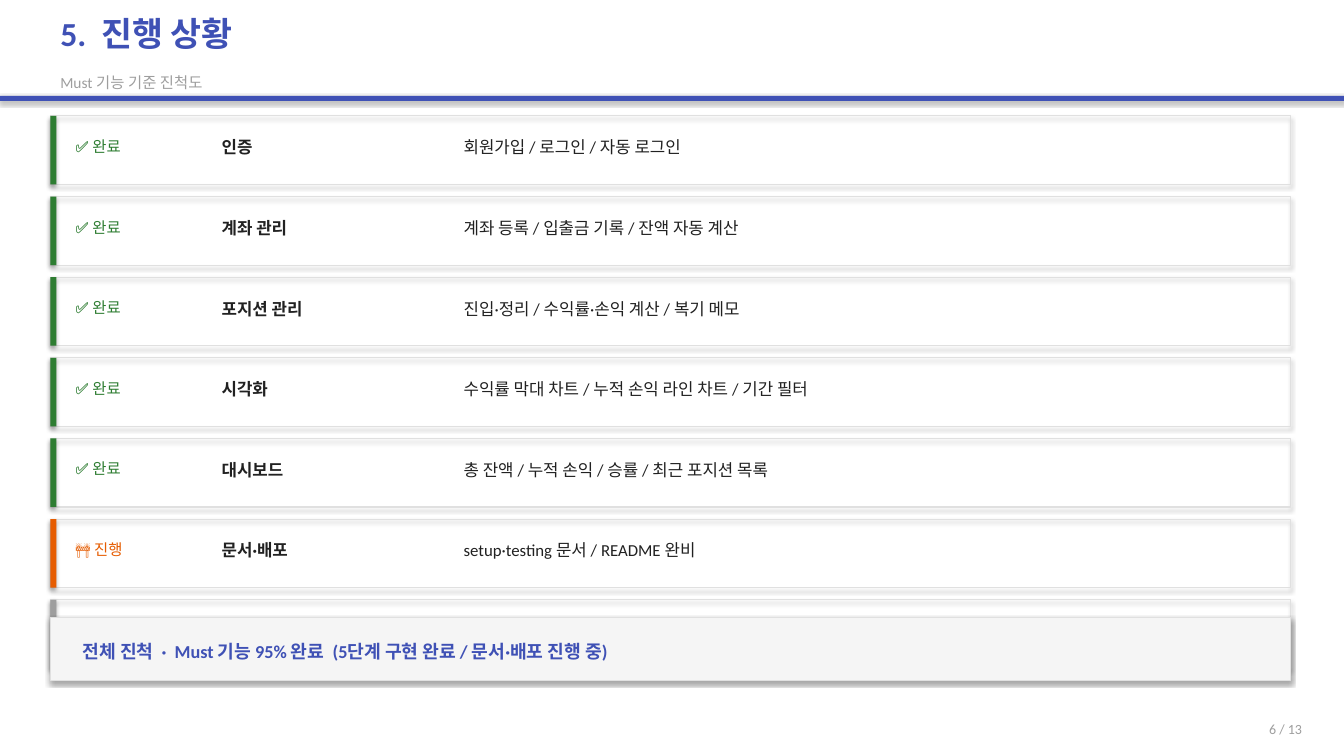
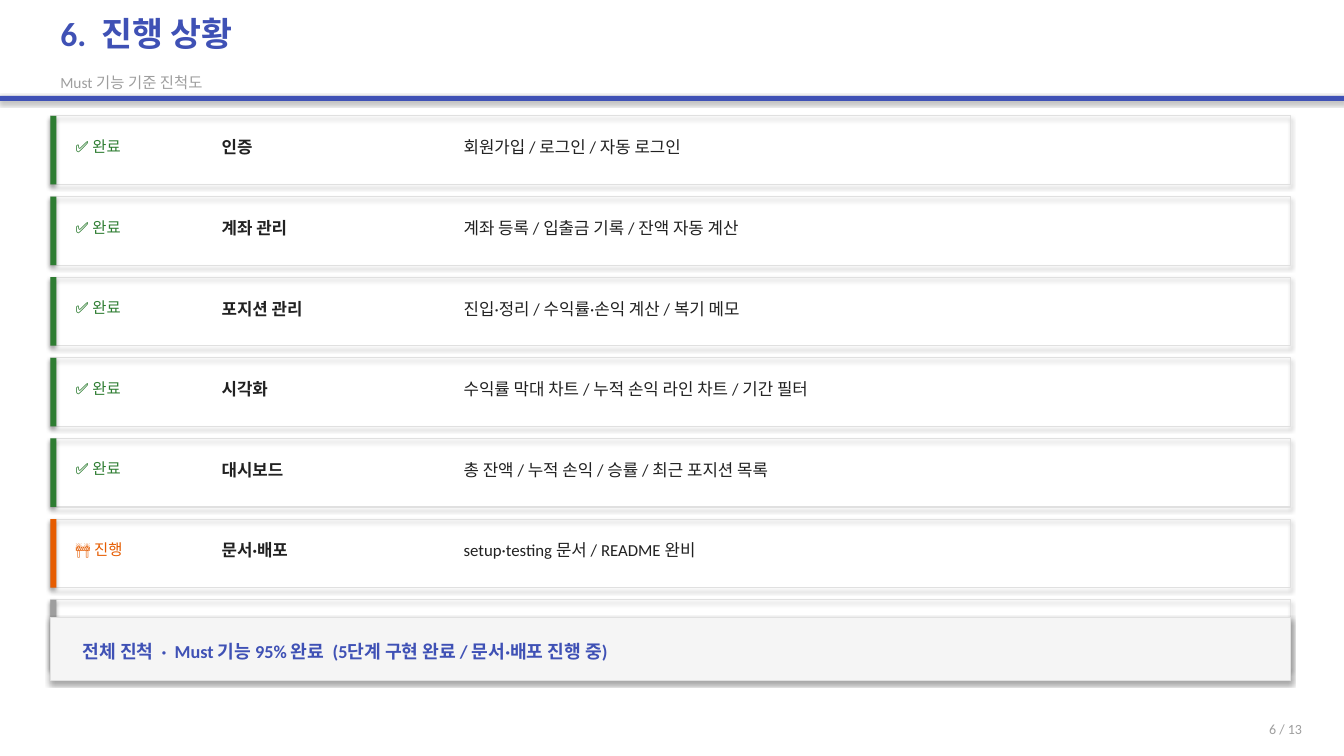
Before and after one commit to 2022136020/project_c, a slide deck: slide 7 of portfolio-tracker/presentation/portfolio-tracker.pptx. Drawn at 1344x756 pixels with LibreOffice and Linux fonts; fonts in the diff are those of the drawing. Boxes give left, top, right and bottom in pixels: in the first picture for what was removed or moved away, otherwise in the second. Text is boxed around its words. In the diff, an @@ line names an element or a change of style, - is before the commit and + after.

```diff
--- a/portfolio-tracker/presentation/portfolio-tracker.pptx
+++ b/portfolio-tracker/presentation/portfolio-tracker.pptx
@@ text at <box>60,17,233,49</box>: text changed @@
-5. 진행 상황
+6. 진행 상황
```
Also in this commit, not shown: 1 other slide changed, 2 other files.
